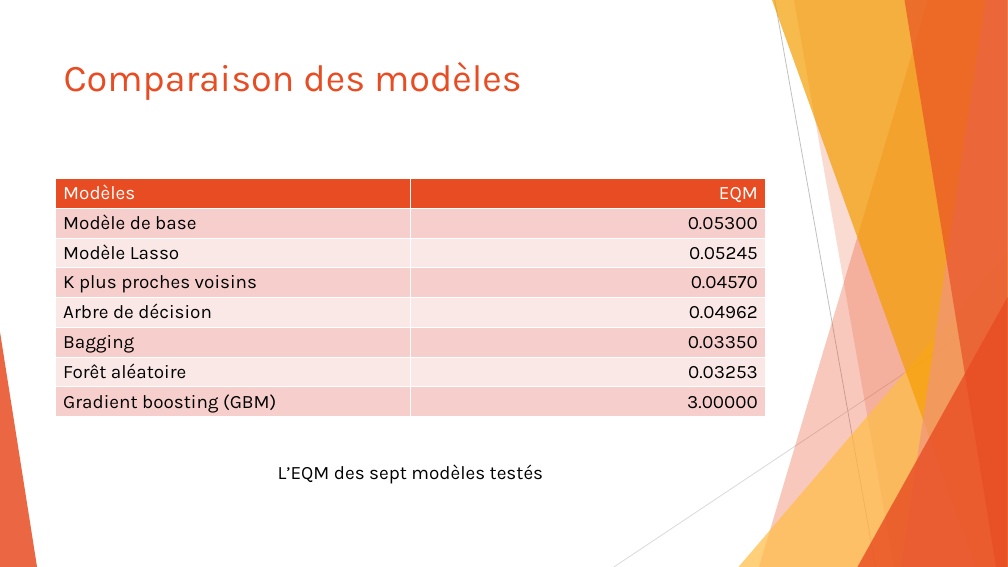
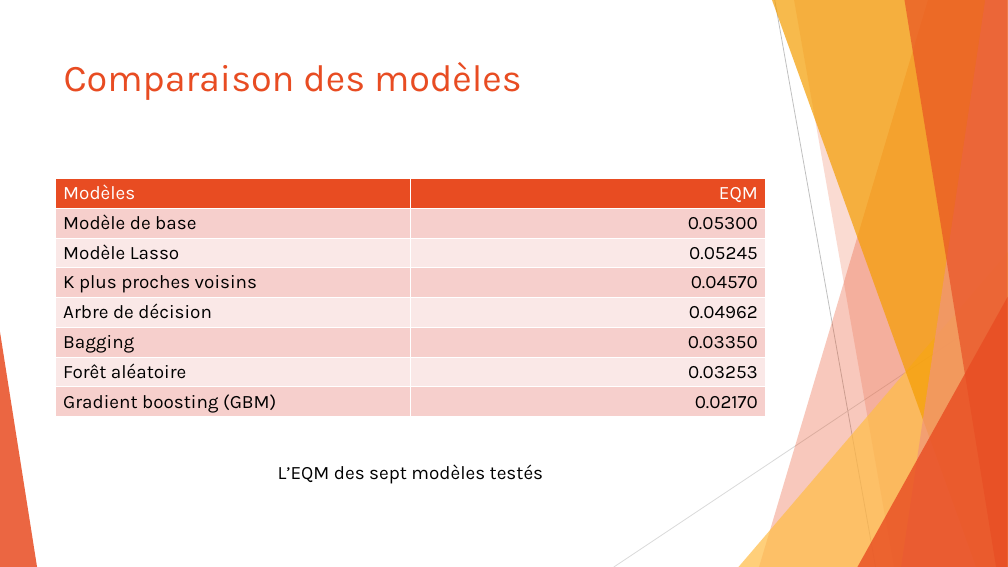
Before and after one commit to SamuelProvencher/TP-Apprentissage, a slide deck: slide 20 of PP.pptx. Drawn at 1008x567 pixels with LibreOffice and Linux fonts; fonts in the diff are those of the drawing. Boxes give left, top, right and bottom in pixels: in the first picture for what was removed or moved away, otherwise in the second. Text is boxed around its words. In the diff, an @@ line names an element or a change of style, - is before the commit and + after.

```diff
--- a/PP.pptx
+++ b/PP.pptx
@@ table at [56,178,765,420] @@
-row 8, column 2: 3.00000
+row 8, column 2: 0.02170
```
Also in this commit, not shown: 5 other slides changed, 5 other files.
